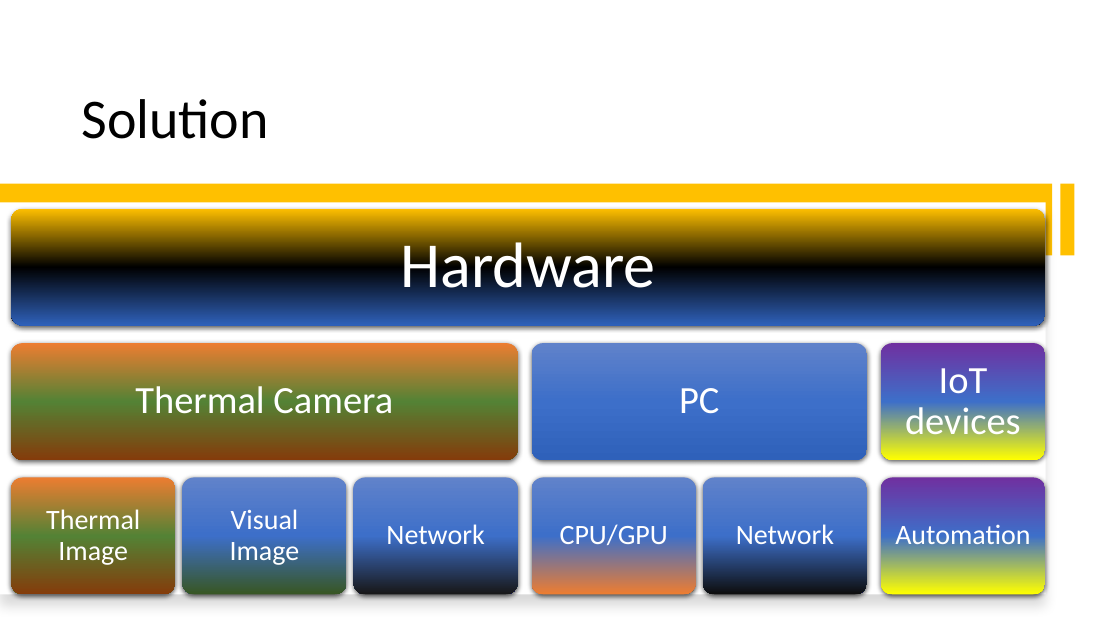
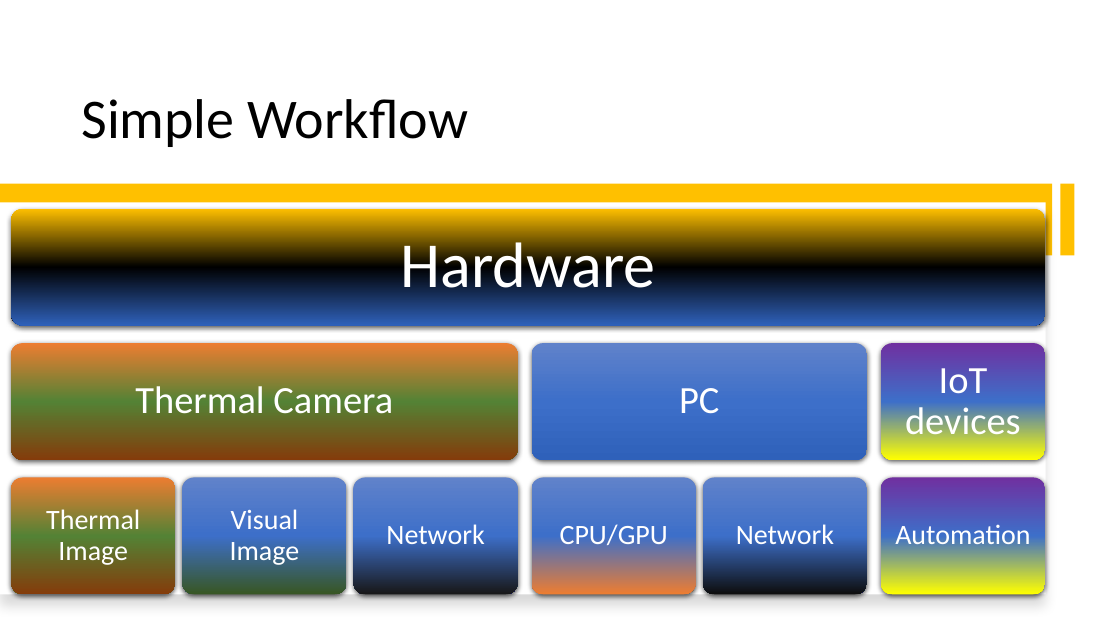
Before and after one commit to smarttommyau/aiot_bedroom, a slide deck: slide 9 of project_documents/P21_pitching_deck_AIoT Bedroom.pptx (slide 6 before the commit). Drawn at 1120x630 pixels with LibreOffice and Linux fonts; fonts in the diff are those of the drawing. Boxes give left, top, right and bottom in pixels: in the first picture for what was removed or moved away, otherwise in the second. Text is boxed around its words. In the diff, an @@ line names an element or a change of style, - is before the commit and + after.

Commit message:
ppt update

```diff
--- a/project_documents/P21_pitching_deck_AIoT Bedroom.pptx
+++ b/project_documents/P21_pitching_deck_AIoT Bedroom.pptx
@@ title at (x1=81, y1=99, x2=468, y2=147): text changed @@
-Solution
+Simple Workflow
```
Also in this commit, not shown: 2 other slides changed, 8 slides added.
